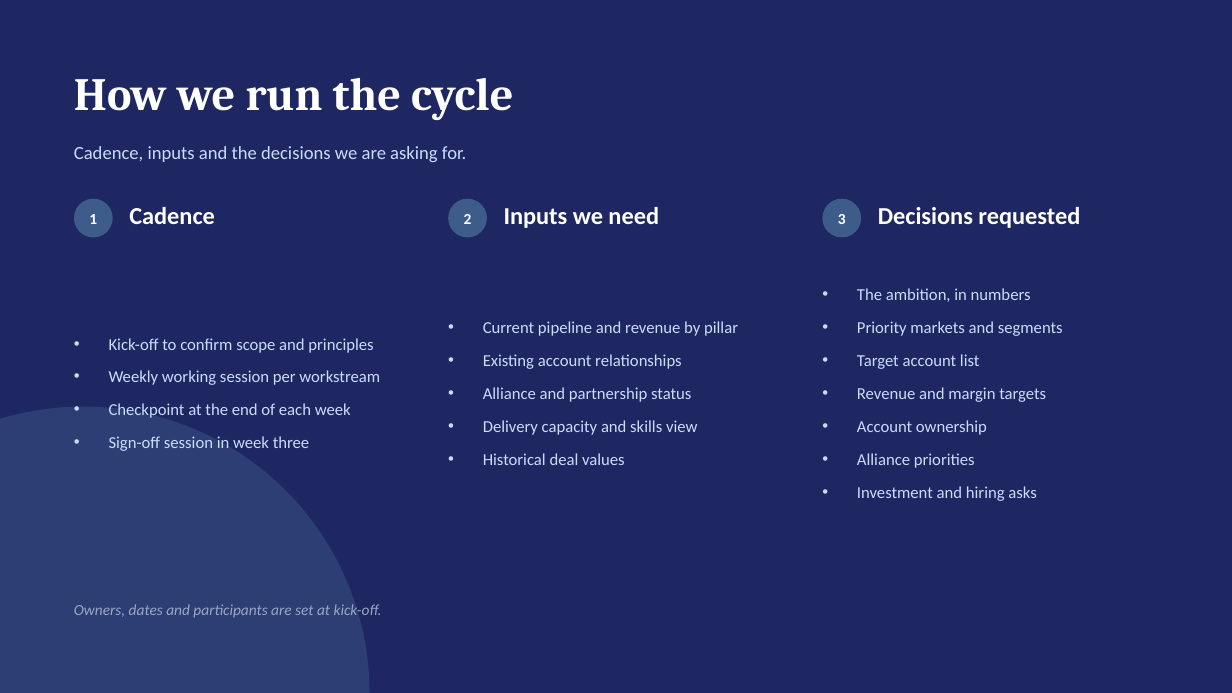
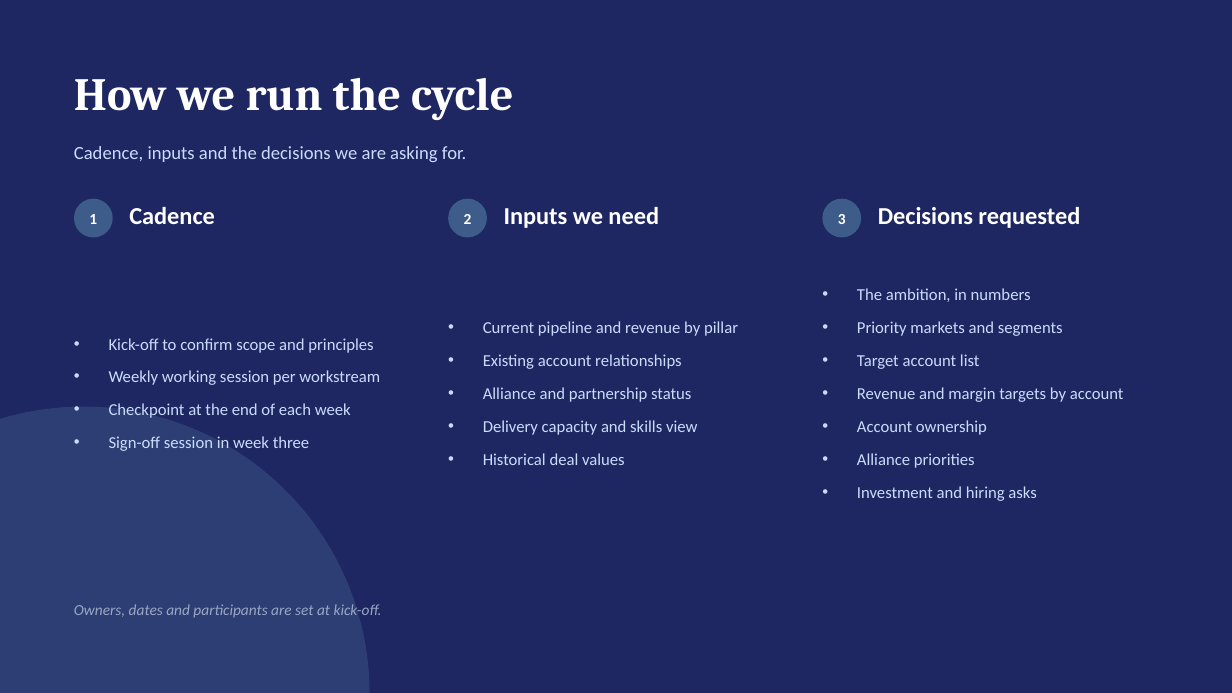
Before and after one commit to dhajjar-cyber/bae, a slide deck: slide 14 of FSI strategy/EAIND-FSI-Strategy-Development-Plan.pptx. Drawn at 1232x693 pixels with LibreOffice and Linux fonts; fonts in the diff are those of the drawing. Boxes give left, top, right and bottom in pixels: in the first picture for what was removed or moved away, otherwise in the second. Text is boxed around its words. In the diff, an @@ line names an element or a change of style, - is before the commit and + after.

```diff
--- a/FSI strategy/EAIND-FSI-Strategy-Development-Plan.pptx
+++ b/FSI strategy/EAIND-FSI-Strategy-Development-Plan.pptx
@@ text at (857, 387, 1124, 402): text changed @@
-• Revenue and margin targets
+• Revenue and margin targets by account
```
Also in this commit, not shown: 7 other slides changed, 1 slide added, 2 other files.
